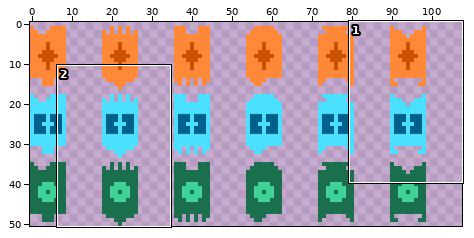
Two versions of one pixel-art file, Assets/CardAnGirl/Cards.aseprite. Above, an overview of the earlier version with the close-up marked.
Close-up. Before:
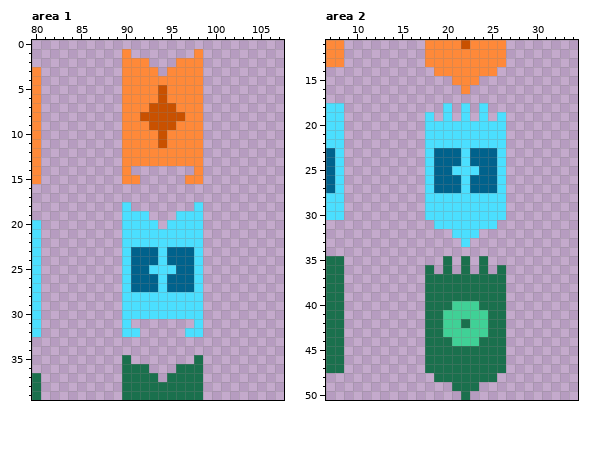
108x51 pixels, 1 frame. Shown: area 1: x 80..107, y 0..39; area 2: x 7..34, y 11..50.
And afterwards:
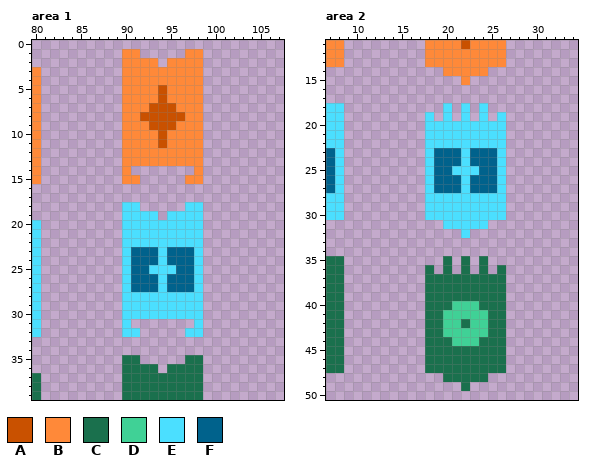
Palette (. is transparent): A #c95100  B #ff8939  C #1a704d  D #40d196  E #4bdfff  F #00628c
Changes in this commit:
{"where": "area 1, layers \"green\", \"blue\", \"orange\""}
{"y":1,"x":91,"old":".","new":"B"}
{"y":1,"x":97,"old":".","new":"B"}
{"y":2,"x":93,"old":".","new":"B"}
{"y":2,"x":95,"old":".","new":"B"}
{"y":3,"x":94,"old":".","new":"B"}
{"y":18,"x":91,"old":".","new":"E"}
{"y":18,"x":97,"old":".","new":"E"}
{"y":19,"x":93,"old":".","new":"E"}
{"y":19,"x":95,"old":".","new":"E"}
{"y":20,"x":94,"old":".","new":"E"}
{"y":35,"x":91,"old":".","new":"C"}
{"y":35,"x":97,"old":".","new":"C"}
{"y":36,"x":93,"old":".","new":"C"}
{"y":36,"x":95,"old":".","new":"C"}
{"y":37,"x":94,"old":".","new":"C"}
{"where": "area 2, layers \"green\", \"blue\", \"orange\""}
{"y":14,"x":19,"old":"B","new":"."}
{"y":14,"x":25,"old":"B","new":"."}
{"y":15,"x":21,"old":"B","new":"."}
{"y":15,"x":23,"old":"B","new":"."}
{"y":16,"x":22,"old":"B","new":"."}
{"y":31,"x":19,"old":"E","new":"."}
{"y":31,"x":25,"old":"E","new":"."}
{"y":32,"x":21,"old":"E","new":"."}
{"y":32,"x":23,"old":"E","new":"."}
{"y":33,"x":22,"old":"E","new":"."}
{"y":48,"x":19,"old":"C","new":"."}
{"y":48,"x":25,"old":"C","new":"."}
{"y":49,"x":21,"old":"C","new":"."}
{"y":49,"x":23,"old":"C","new":"."}
{"y":50,"x":22,"old":"C","new":"."}
{"label":"added","picture_box":[131,49,194,76]}
{"label":"added","picture_box":[131,202,194,229]}
{"label":"added","picture_box":[131,355,194,382]}
{"label":"erased","picture_box":[434,67,497,94]}
{"label":"erased","picture_box":[434,220,497,247]}
{"label":"erased","picture_box":[434,373,497,400]}
